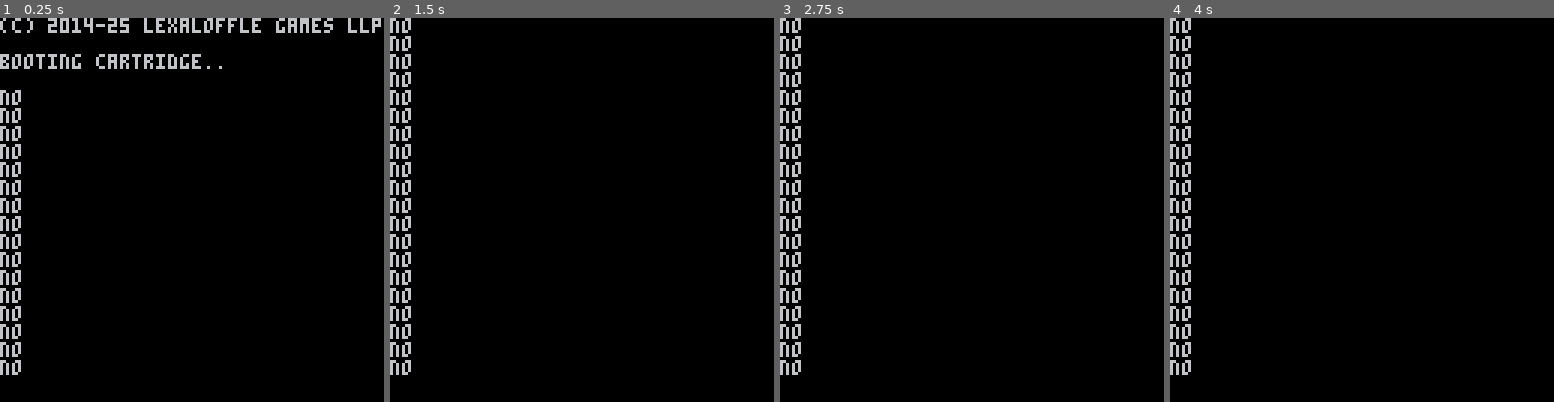
Above: before the commit, frames 1-4 (left to right).
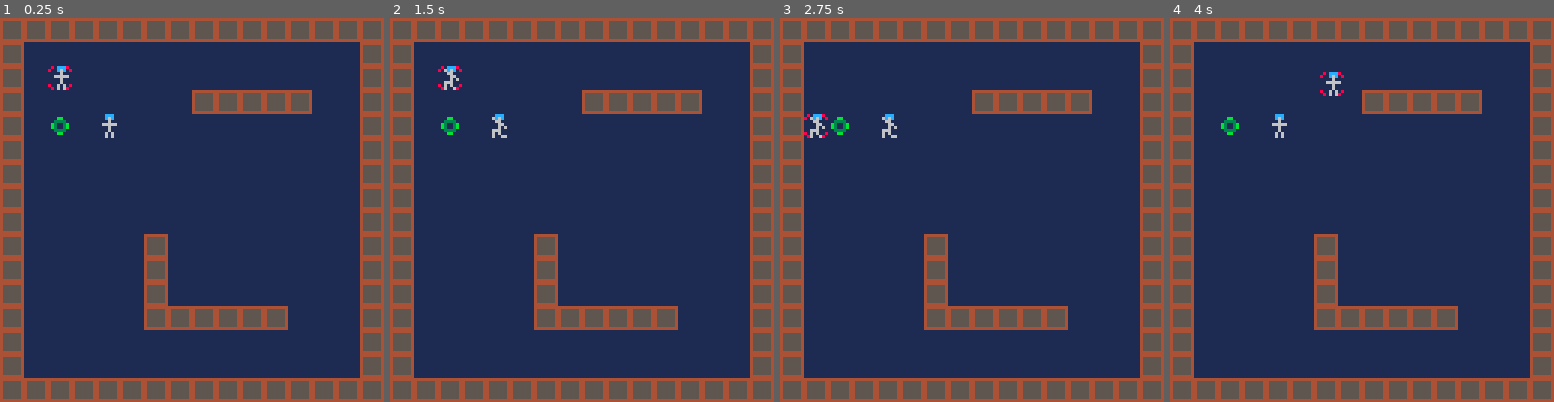
Above: after the commit, the same moments.

Repository: ErikLarsson82/pico-8
Game: PICO-8 cartridge chaser.p8
The game is run twice, just before and just after one commit, with the same random seed, the same clock (stepped at 60 frames per second) and the same inputs.
Inputs:
- Up to frame 1 (0.25 s): no input
- Up to frame 2 (1.5 s): no input
- Up to frame 3 (2.75 s): hold Left 1.97-2.37 s; hold Down from 2.42 s (still down)
- Up to frame 4 (4 s): release Down at 2.82 s; hold Right 2.87-3.53 s; hold Up from 3.58 s (still down)

The runs differ from the first frame. In frame 1, 100% of the frame differs, in the area x 0-100%, y 0-100%; in frame 2, 100%; in frame 3, 100%; in frame 4, 100%.

Commit message:
Multiple controllers

Diff:
--- a/chaser.p8
+++ b/chaser.p8
@@ -35,8 +35,7 @@
 -->8
 --draw
 
-
-function _draw2()
+function _draw()
  cls(1)
  map(m*16)
 
@@ -111,16 +110,16 @@
   local s=0.9
   local friction=0.7
 
-  if btn(0) and p.idx==0 then
+  if btn(0,p.idx) then
    p.vx-=s
   end
-  if btn(1) and p.idx==0 then
+  if btn(1,p.idx) then
    p.vx+=s
   end
-  if btn(2) and p.idx==0 then
+  if btn(2,p.idx) then
    p.vy-=s
   end
-  if btn(3) and p.idx==0 then
+  if btn(3,p.idx) then
    p.vy+=s
   end
 
@@ -164,19 +163,17 @@
 function collide_han(p1)
  for p2 in all(players) do
 
-  if not p1.idx==p2.idx then
-   print("yes")
-   sfx(0)
-   local collision = collide_player(p1.x,p1.y,p2.x,p2.y)
+  if p1.idx==p2.idx then
+   --wat
+  else
+  	local collision = collide_player(p1.x,p1.y,p2.x,p2.y)
    local iscooling = cooldown != 0
 
-   if collision then --and not iscooling
+   if collision and not iscooling then
     sfx(0)
     cooldown=30
     han=p2.idx
    end
-  else
-  	print("no")
   end
  end
 end
